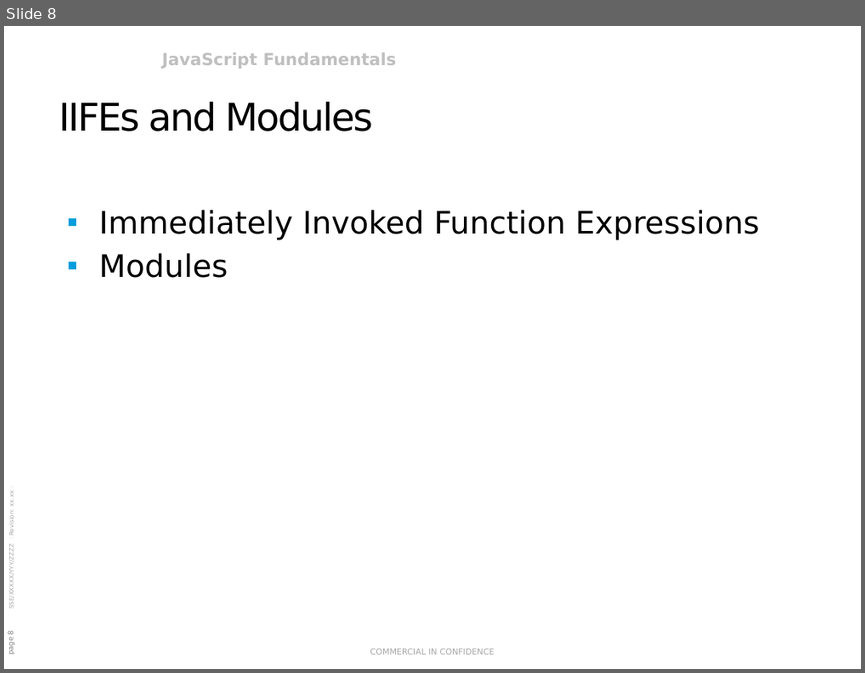
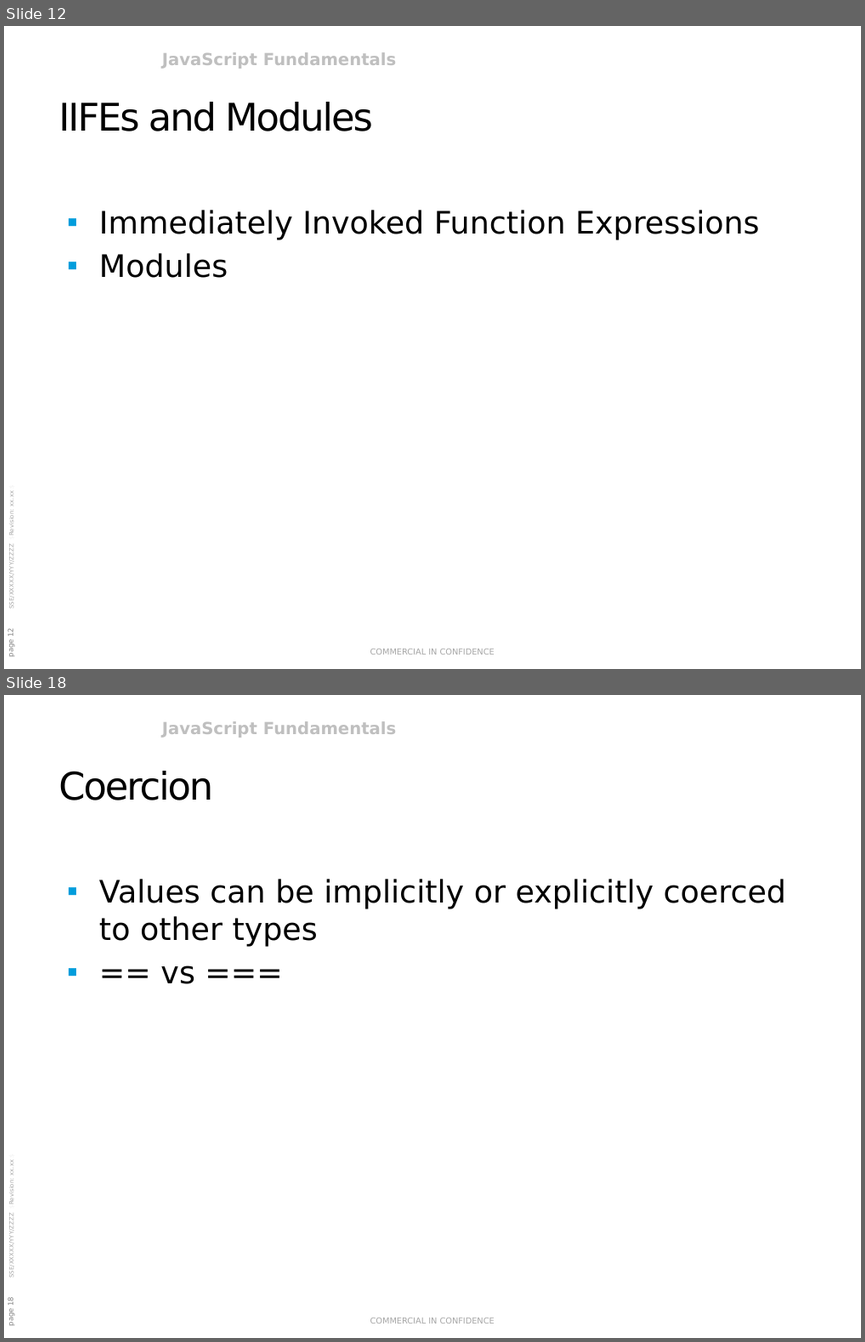
Before and after one commit to rasmusvhansen/javascript-course, a slide deck: JavaScript Fundamentals.pptx. Shown one above the other, each under a label of ours: slide 8 before the commit, slides 12 and 18 after it; the slides between them are not shown. The pictures are 865x673 and 865x1342 pixels, drawn with LibreOffice and Linux fonts; fonts in the diff are those of the drawing; background and template pictures are left out. Boxes give left, top, right and bottom in pixels: in the first picture for what was removed or moved away, otherwise in the second. Text is boxed around its words. In the diff, an @@ line names an element or a change of style, - is before the commit and + after.

```diff
--- a/JavaScript Fundamentals.pptx
+++ b/JavaScript Fundamentals.pptx
@@ slide 18 added at [4, 695, 861, 1338], background #FFFFFF; not listed: 4 template elements that a slide beside it also shows @@
@@ title added at [58, 771, 213, 800], 32 pt, text #000000 @@
+Coercion
@@ text added at [99, 879, 786, 984], 26 pt, text #000000 @@
+▪ Values can be implicitly or explicitly coerced to other types
+▪ == vs ===
@@ what was slide 8 is now slide 12 @@
@@ page number at [7, 629, 15, 656]: text changed @@
-page 8
+page 12
```
Also in this commit, not shown: 4 slides changed, 11 other slides added, 26 other files.
